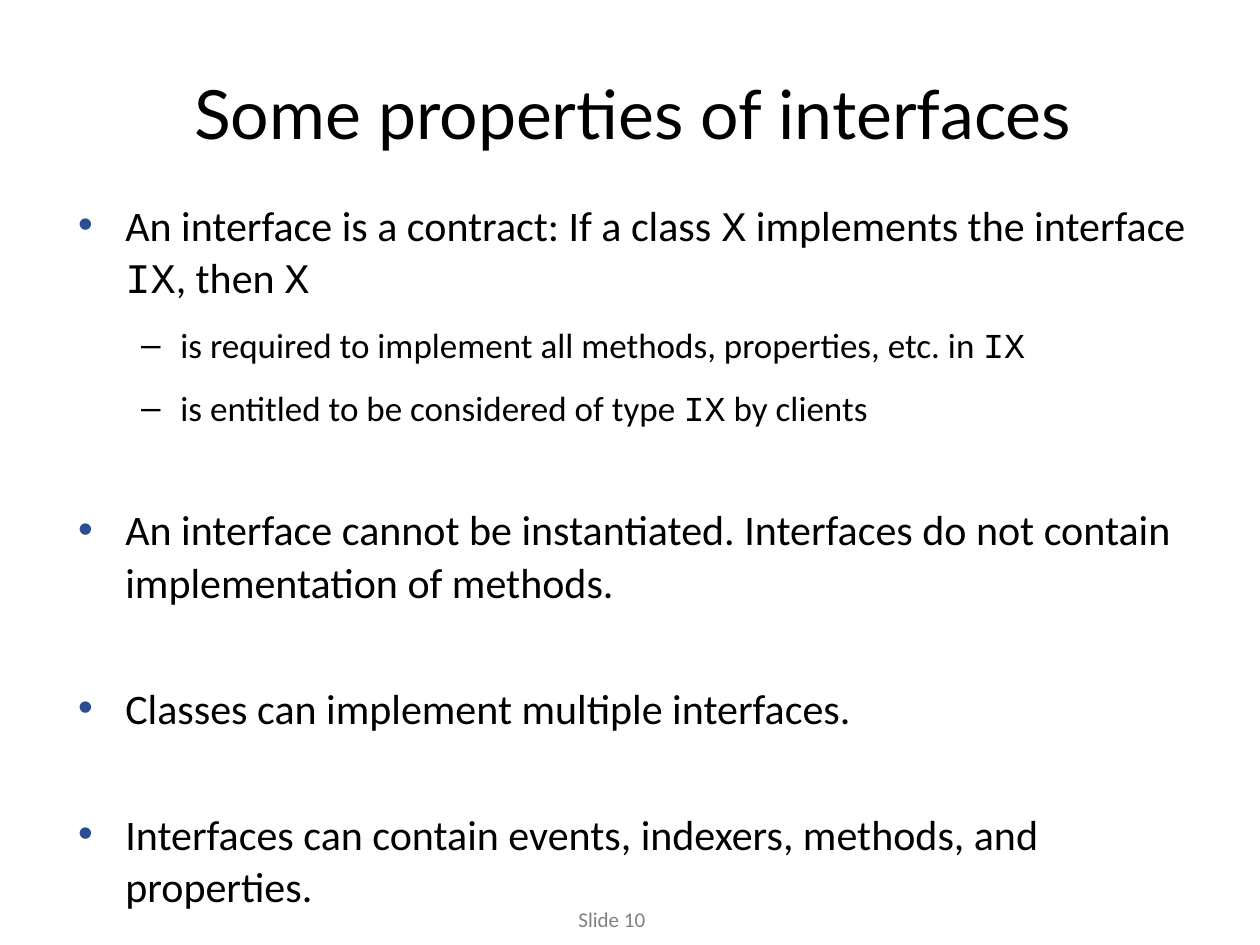
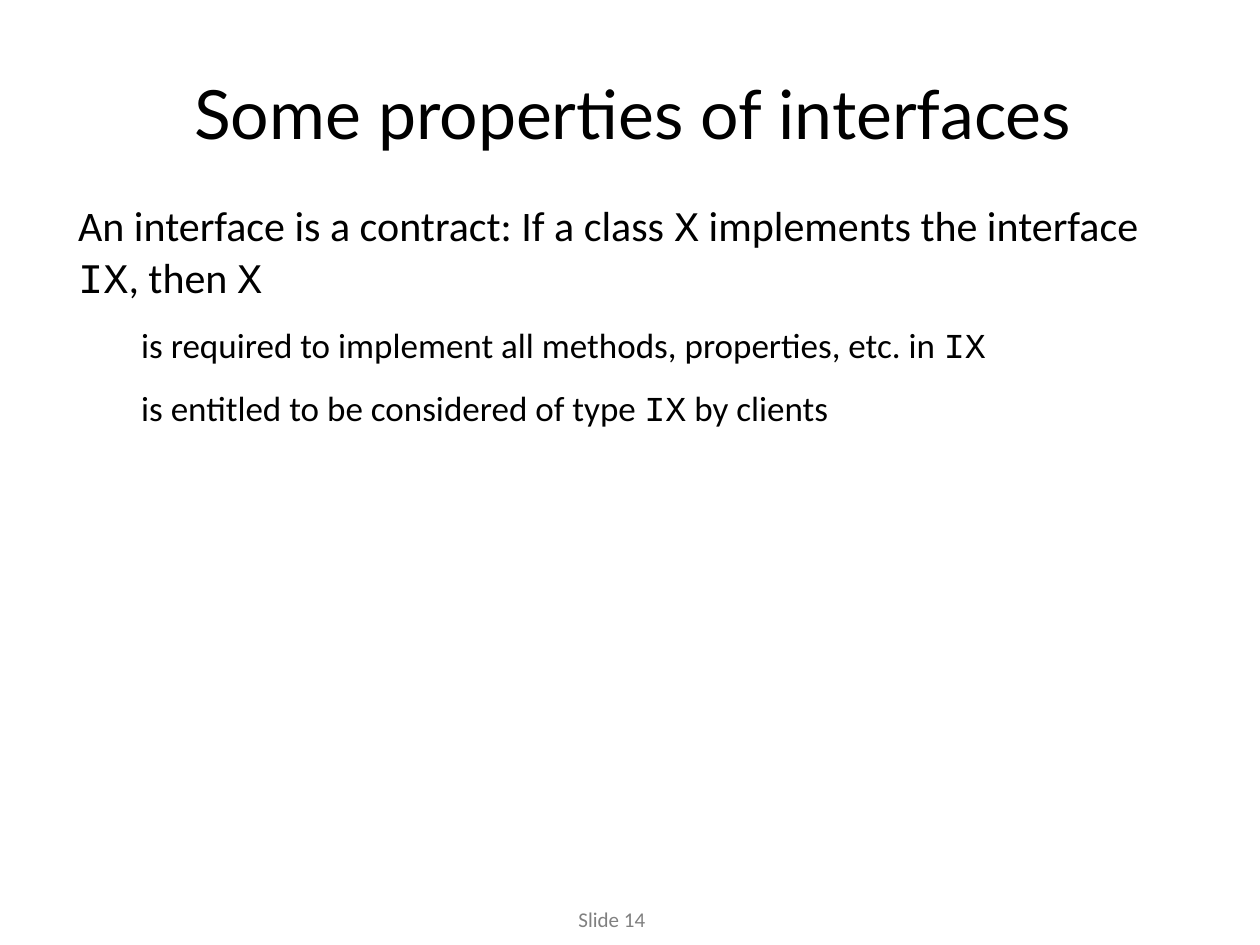
Before and after one commit to codesmurf/st3its3_teaching, a slide deck: slide 14 of 01 Intro + Opsamling + Interfaces/OO recap.pptx (slide 10 before the commit). Drawn at 1260x945 pixels with LibreOffice and Linux fonts; fonts in the diff are those of the drawing; background and template pictures are left out. Boxes give left, top, right and bottom in pixels: in the first picture for what was removed or moved away, otherwise in the second. Text is boxed around its words. In the diff, an @@ line names an element or a change of style, - is before the commit and + after.

```diff
--- a/01 Intro + Opsamling + Interfaces/OO recap.pptx
+++ b/01 Intro + Opsamling + Interfaces/OO recap.pptx
@@ text "An interface is a contract: ..." at <box>78,211,1138,427</box>: bullet • to none; bullet – to none @@
@@ text at <box>125,515,1171,855</box>: paragraphs removed @@
-• An interface cannot be instantiated. Interfaces do not contain implementation of methods.
-• Classes can implement multiple interfaces.
-• Interfaces can contain events, indexers, methods, and properties.
@@ page number at <box>578,912,645,927</box>: text changed @@
-Slide 10
+Slide 14
```
Also in this commit, not shown: 13 other slides changed, 13 slides added.
